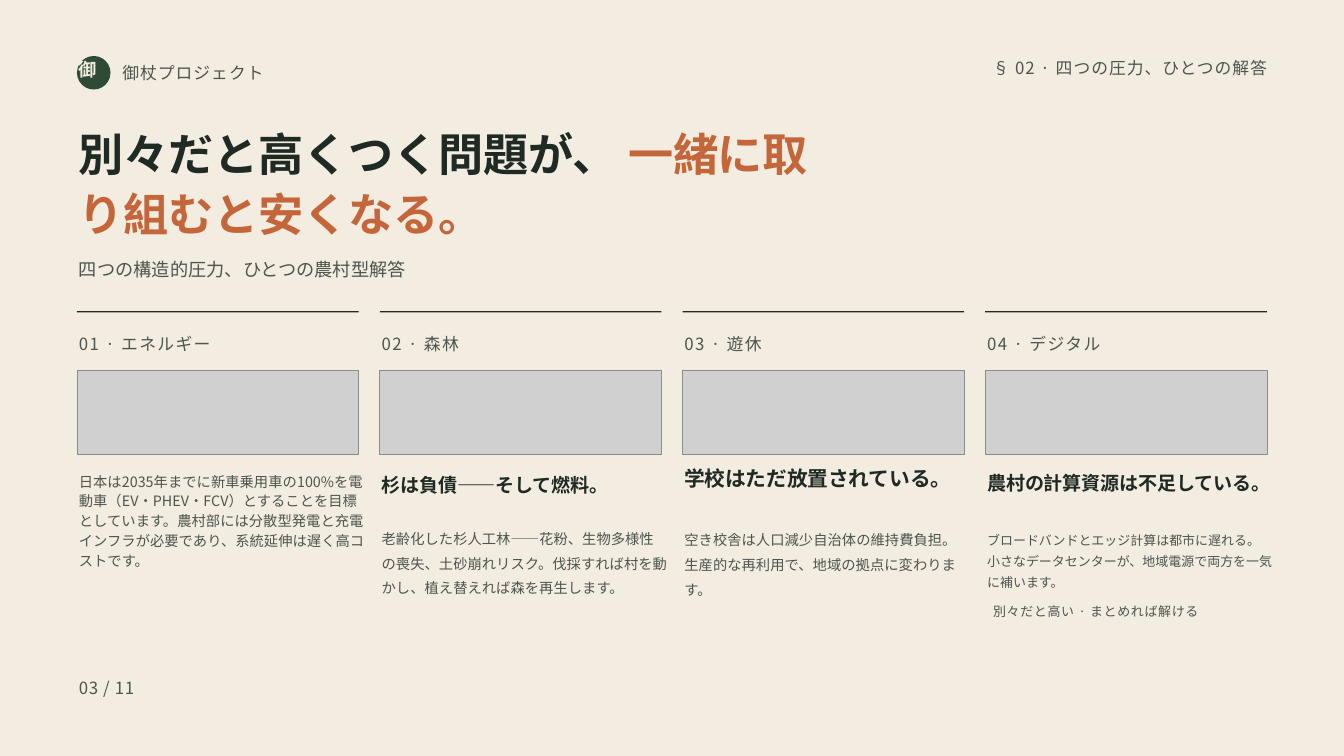
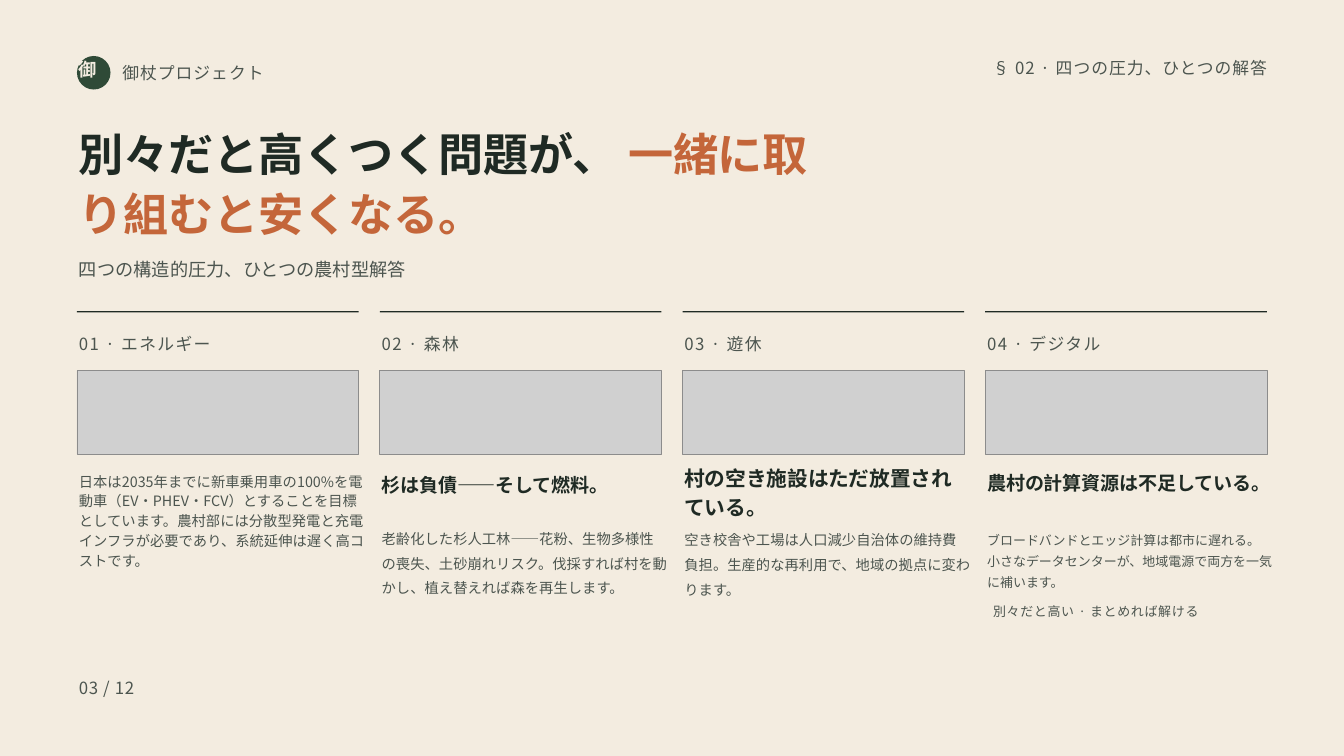
Before and after one commit to robouden/mitsue-ai-data-center, a slide deck: slide 3 of decks/Mitsue Project Presentation - 日本語.pptx. Drawn at 1344x756 pixels with LibreOffice and Linux fonts; fonts in the diff are those of the drawing; grey boxes stand for pictures. Boxes give left, top, right and bottom in pixels: in the first picture for what was removed or moved away, otherwise in the second. Text is boxed around its words. In the diff, an @@ line names an element or a change of style, - is before the commit and + after.

```diff
--- a/decks/Mitsue Project Presentation - 日本語.pptx
+++ b/decks/Mitsue Project Presentation - 日本語.pptx
@@ text at (684,468,952,517): text changed @@
-学校はただ放置されている。
+村の空き施設はただ放置されている。
@@ text at (684,533,970,596): text changed @@
-空き校舎は人口減少自治体の維持費負担。生産的な再利用で、地域の拠点に変わります。
+空き校舎や工場は人口減少自治体の維持費負担。生産的な再利用で、地域の拠点に変わります。
@@ text at (79,681,134,694): text changed @@
-03 / 11
+03 / 12
```
Also in this commit, not shown: 11 other slides changed, 1 other file.
